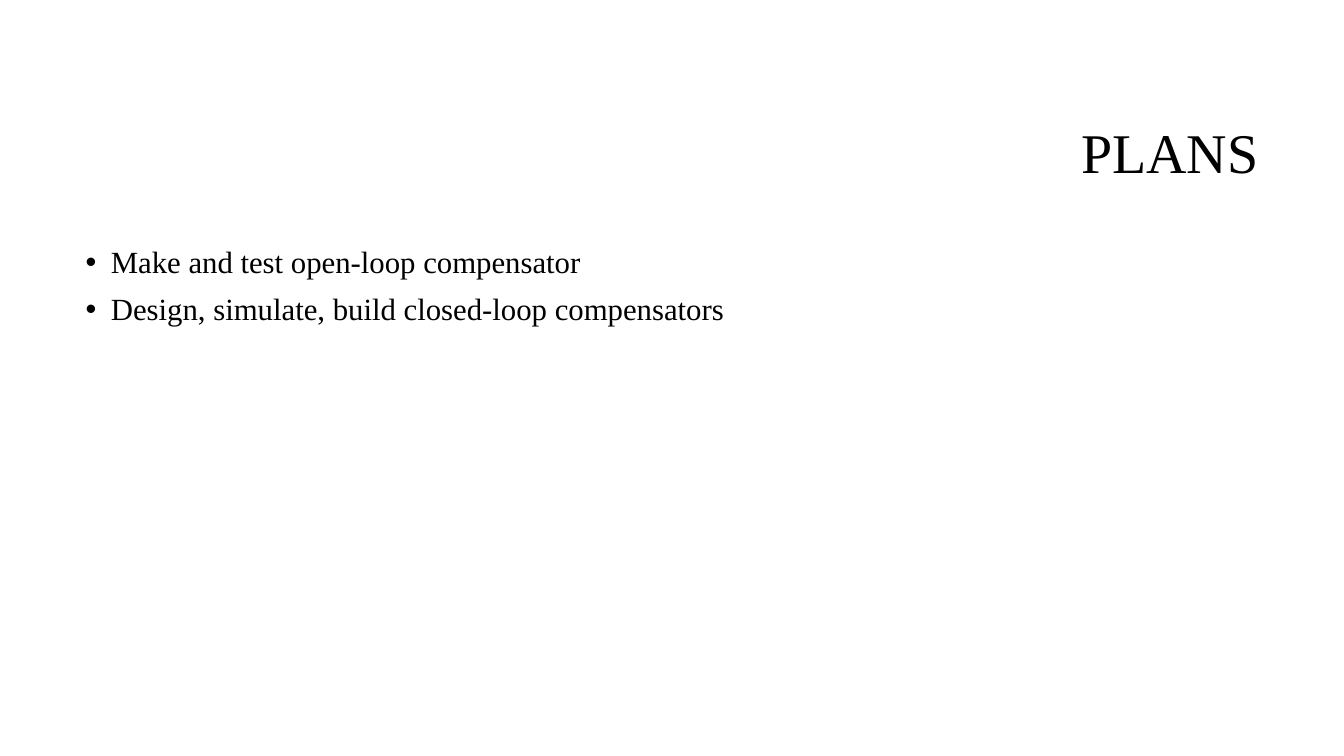
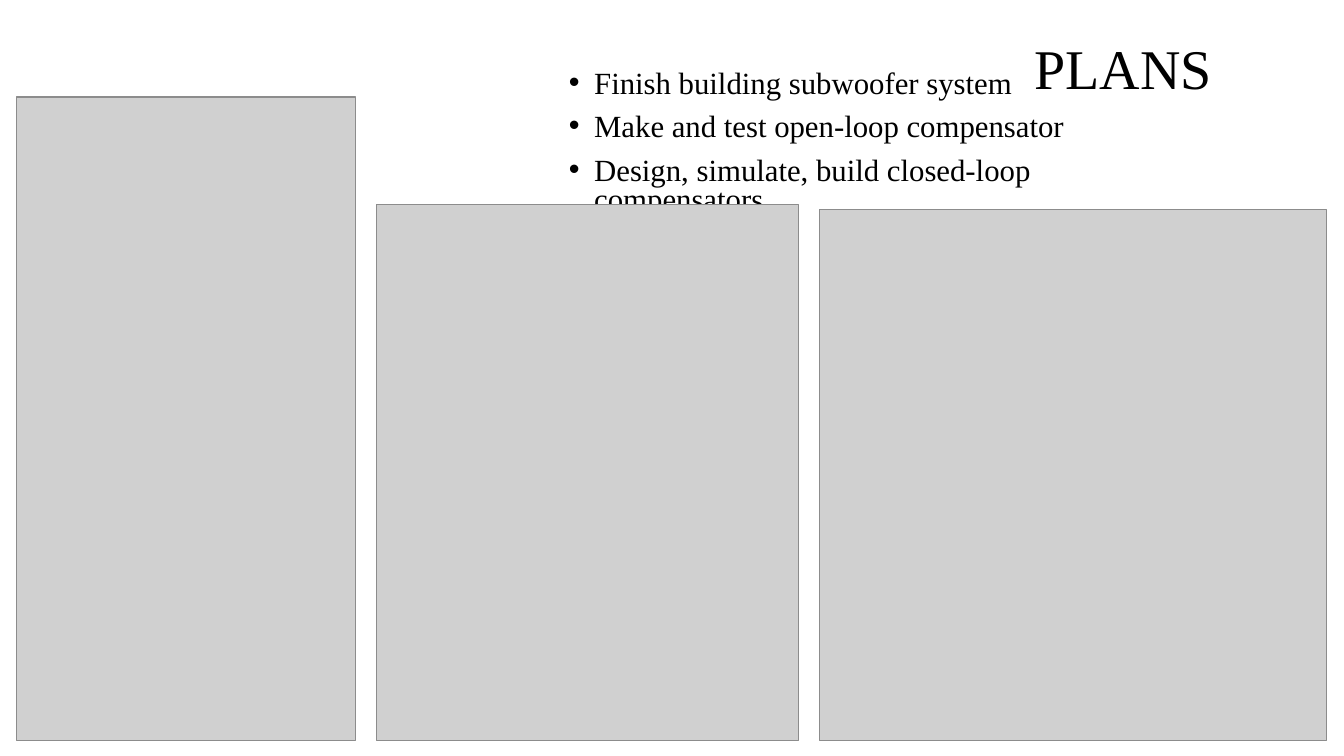
Before and after one commit to spez1998/3rd-year-project, a slide deck: slide 12 of Deliverables/2ndMarkerViva/viva_presentation.pptx (slide 17 before the commit). Drawn at 1344x756 pixels with LibreOffice and Linux fonts; fonts in the diff are those of the drawing; grey boxes stand for pictures; background and template pictures are left out. Boxes give left, top, right and bottom in pixels: in the first picture for what was removed or moved away, otherwise in the second. Text is boxed around its words. In the diff, an @@ line names an element or a change of style, - is before the commit and + after.

```diff
--- a/Deliverables/2ndMarkerViva/viva_presentation.pptx
+++ b/Deliverables/2ndMarkerViva/viva_presentation.pptx
@@ title "PLANS" moved from (x1=1081, y1=136, x2=1258, y2=174) to (x1=1035, y1=52, x2=1212, y2=90) @@
@@ text "Finish building subwoofer system" moved from (x1=111, y1=251, x2=724, y2=326) to (x1=594, y1=72, x2=1064, y2=205) @@
@@ text at (x1=594, y1=72, x2=1011, y2=100): paragraph added @@
+• Finish building subwoofer system
@@ picture added at (x1=17, y1=97, x2=356, y2=740) @@
@@ text at (x1=594, y1=115, x2=1064, y2=205): line spacing 0.9 to 0.8 @@
@@ picture added at (x1=376, y1=205, x2=799, y2=741) @@
@@ picture added at (x1=820, y1=210, x2=1327, y2=741) @@
```
Also in this commit, not shown: 3 other slides changed, 2 slides added, 5 slides removed, 1 other file.
